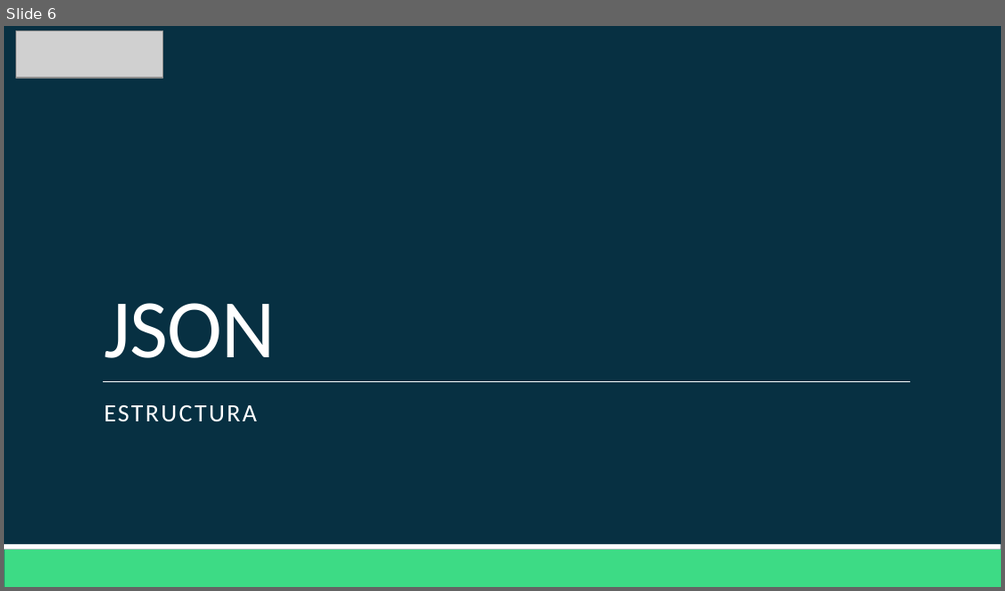
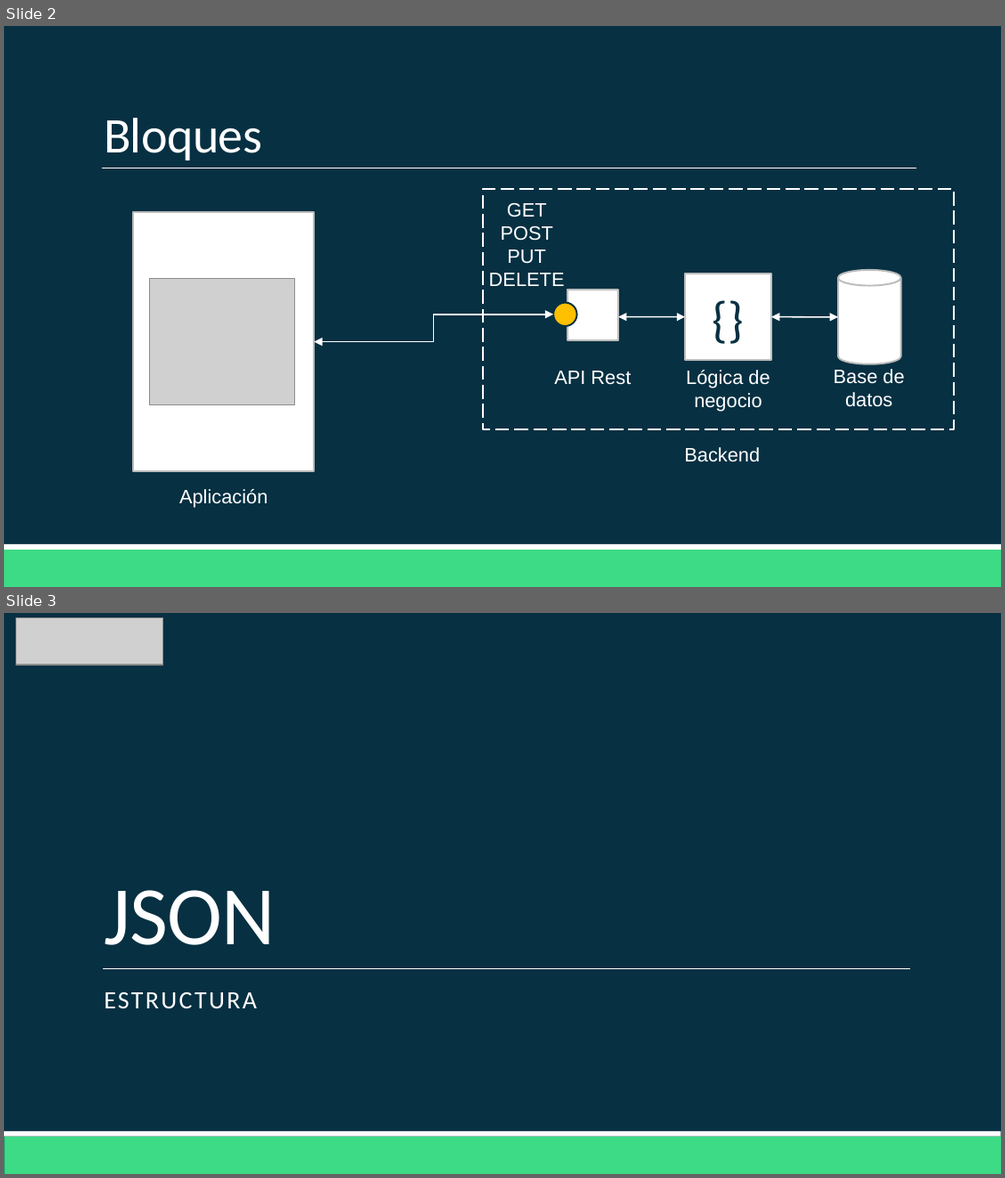
Before and after one commit to Domiciano/AppMoviles201, a slide deck: Clase 10/Clase 10.pptx. Shown one above the other, each under a label of ours: slide 6 before the commit, slides 2 and 3 after it. The pictures are 1005x591 and 1005x1178 pixels, drawn with LibreOffice and Linux fonts; fonts in the diff are those of the drawing; grey boxes stand for pictures. Boxes give left, top, right and bottom in pixels: in the first picture for what was removed or moved away, otherwise in the second. Text is boxed around its words. In the diff, an @@ line names an element or a change of style, - is before the commit and + after.

```diff
--- a/Clase 10/Clase 10.pptx
+++ b/Clase 10/Clase 10.pptx
@@ slide 2 added at (x1=4, y1=26, x2=1001, y2=587), background #073042; not listed: 2 template elements that a slide beside it also shows @@
@@ title added at (x1=104, y1=118, x2=262, y2=160), 36 pt, text #FFFFFF @@
+Bloques
@@ line added from (102, 168) to (916, 168), #FFFFFF 0.5 pt @@
@@ rectangle added at (x1=134, y1=212, x2=314, y2=472), fill #FFFFFF, outline #BDBDBD 1.25 pt @@
@@ rectangle added at (x1=483, y1=189, x2=953, y2=428), outline #FFFFFF 1.25 pt dashed @@
@@ text added at (x1=489, y1=202, x2=565, y2=286), 14 pt, text #FFFFFF @@
+GET POST PUT
+DELETE
@@ picture added at (x1=150, y1=278, x2=294, y2=405) @@
@@ rectangle added at (x1=567, y1=289, x2=618, y2=340), fill #FFFFFF, outline #BDBDBD 1.25 pt @@
@@ rectangle added at (x1=685, y1=273, x2=771, y2=360), fill #FFFFFF, outline #BDBDBD 1.25 pt, 36 pt, text #073042 @@
+{}
@@ cylinder added at (x1=838, y1=270, x2=901, y2=364), fill #FFFFFF, outline #BDBDBD 1.25 pt @@
@@ elbow double arrow added from (314, 342) to (553, 314), #FFFFFF 1 pt @@
@@ ellipse added at (x1=553, y1=302, x2=577, y2=326), fill #FFC000, outline #073042 1.25 pt @@
@@ double arrow added from (618, 317) to (685, 317), #FFFFFF 1 pt @@
@@ double arrow added from (771, 317) to (838, 317), #FFFFFF 1 pt @@
@@ text added at (x1=554, y1=370, x2=631, y2=385), 14 pt, text #FFFFFF @@
+API Rest
@@ text added at (x1=686, y1=370, x2=769, y2=411), 14 pt, text #FFFFFF @@
+Lógica de negocio
@@ text added at (x1=833, y1=369, x2=904, y2=407), 14 pt, text #FFFFFF @@
+Base de datos
@@ text added at (x1=684, y1=447, x2=760, y2=462), 14 pt, text #FFFFFF @@
+Backend
@@ text added at (x1=179, y1=489, x2=267, y2=507), 14 pt, text #FFFFFF @@
+Aplicación
@@ what was slide 6 is now slide 3 @@
```
Also in this commit, not shown: 3 slides changed, 30 other slides added, 1 slide removed, 2 other files.
